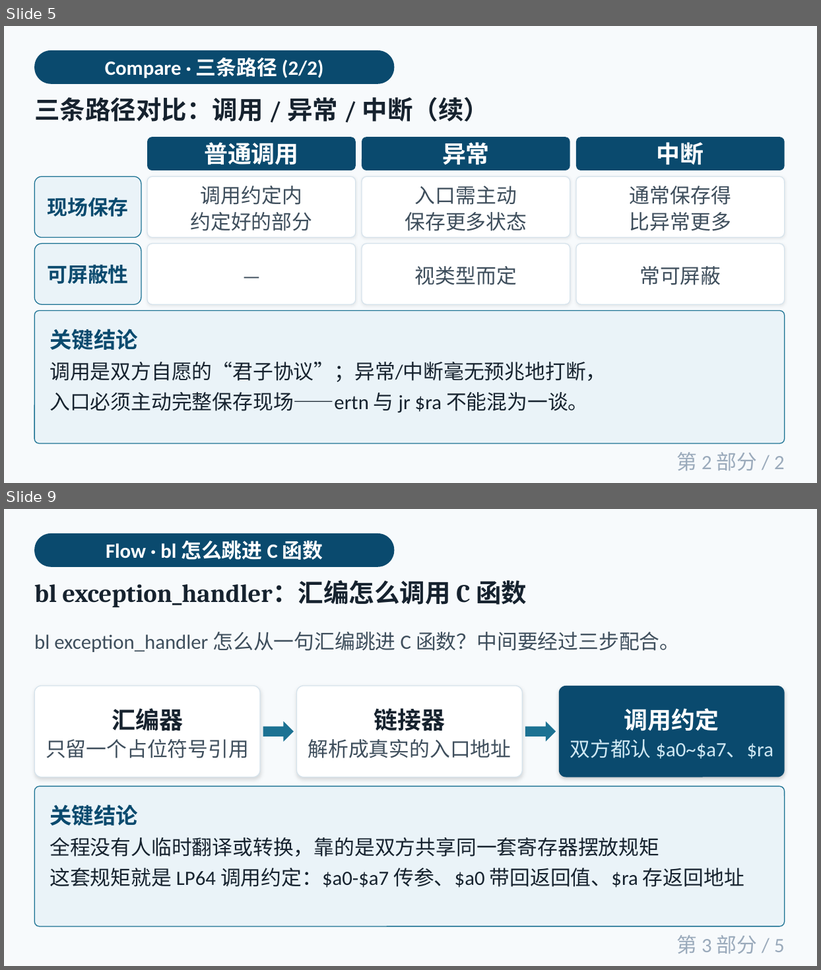
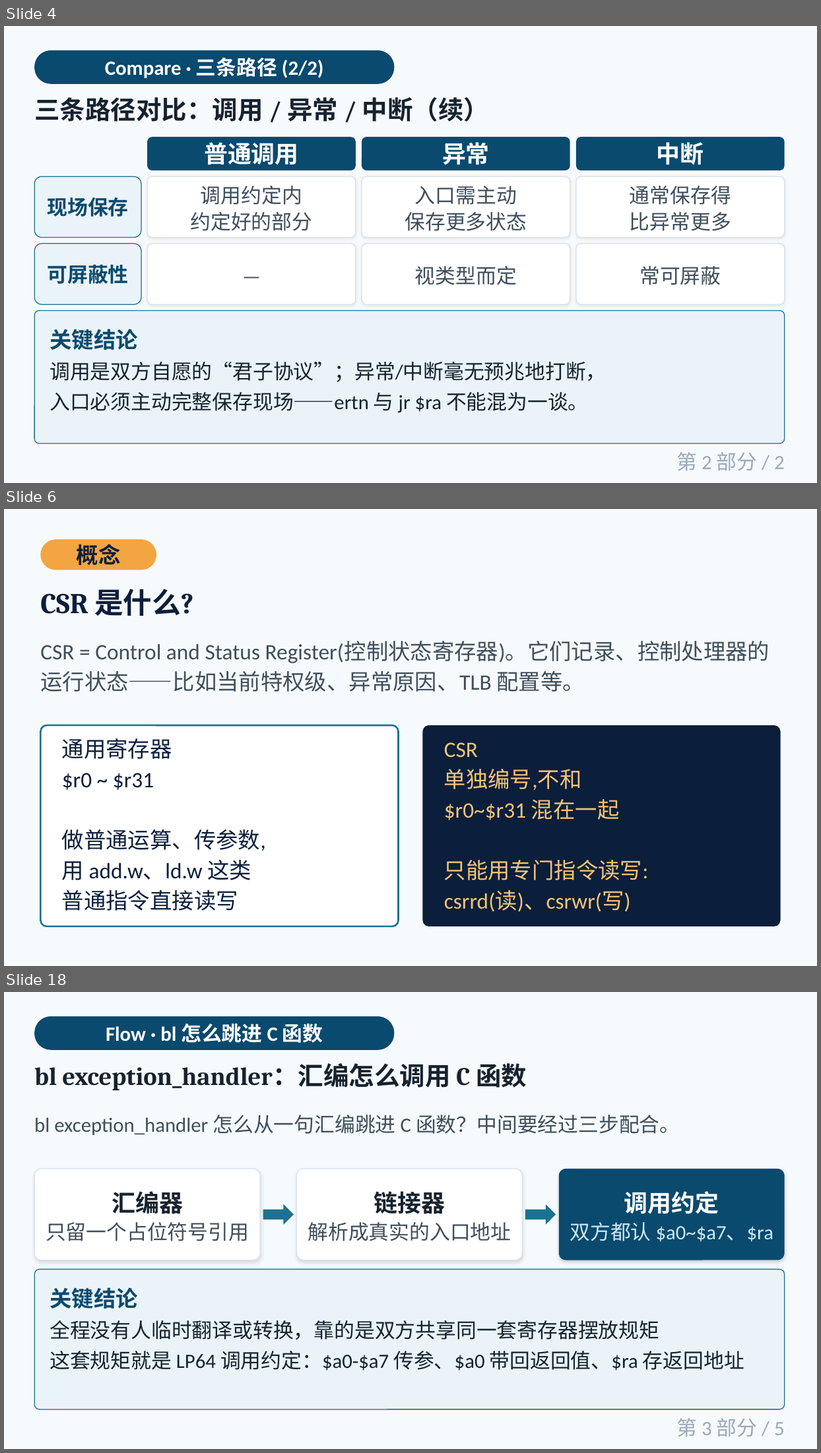
Before and after one commit to cxi218447-byte/miniOS, a slide deck: docs/09/week09_异常与中断_第1-2部分.pptx. Shown one above the other, each under a label of ours: slides 5 and 9 before the commit, slides 4, 6 and 18 after it; the slides between them are not shown. The pictures are 821x970 and 821x1453 pixels, drawn with LibreOffice and Linux fonts; fonts in the diff are those of the drawing. Boxes give left, top, right and bottom in pixels: in the first picture for what was removed or moved away, otherwise in the second. Text is boxed around its words. In the diff, an @@ line names an element or a change of style, - is before the commit and + after.

```diff
--- a/docs/09/week09_异常与中断_第1-2部分.pptx
+++ b/docs/09/week09_异常与中断_第1-2部分.pptx
@@ slide 6 added at <box>4,509,817,966</box>, background #F7FAFC @@
@@ rounded rectangle added at <box>40,539,156,570</box>, fill #F2A541 @@
@@ text added at <box>77,544,121,565</box>, 26 pt, text #0B1E3B, bold @@
+概念
@@ text added at <box>40,589,193,616</box>, 34 pt, text #0B1E3B, bold @@
+CSR 是什么?
@@ text added at <box>40,642,770,692</box>, 26 pt, text #3E4E5C @@
+CSR = Control and Status Register(控制状态寄存器)。它们记录、控制处理器的运行状态——比如当前特权级、异常原因、TLB 配置等。
@@ rounded rectangle added at <box>40,725,399,927</box>, fill #FFFFFF, outline #1C7293 2 pt @@
@@ rounded rectangle added at <box>423,725,781,927</box>, fill #0B1E3B @@
@@ text added at <box>62,739,266,911</box>, 26 pt, text #0B1E3B @@
+通用寄存器
+$r0 ~ $r31
+做普通运算、传参数,
+用 add.w、ld.w 这类
+普通指令直接读写
@@ text added at <box>444,743,649,912</box>, 26 pt, text #F2C574 @@
+CSR
+单独编号,不和
+$r0~$r31 混在一起
+只能用专门指令读写:
+csrrd(读)、csrwr(写)
@@ what was slide 5 is now slide 4 @@
@@ what was slide 9 is now slide 18 @@
```
Also in this commit, not shown: 4 slides changed, 40 other slides added, 8 slides removed, 6 other files.
